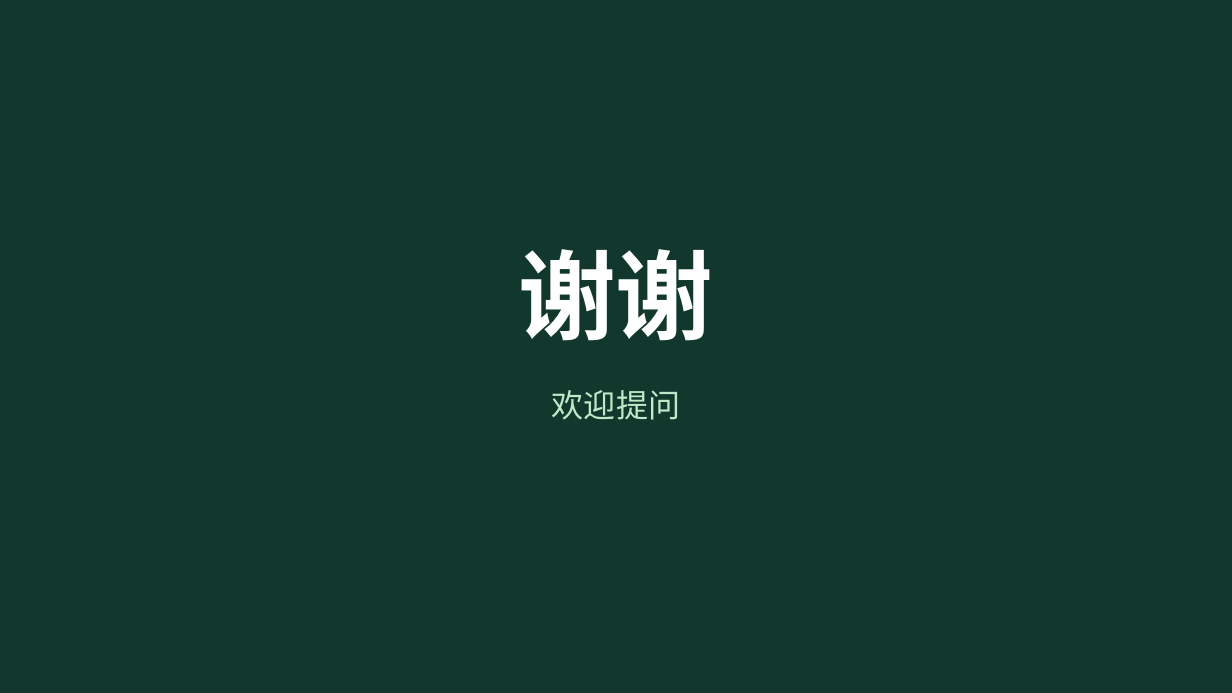
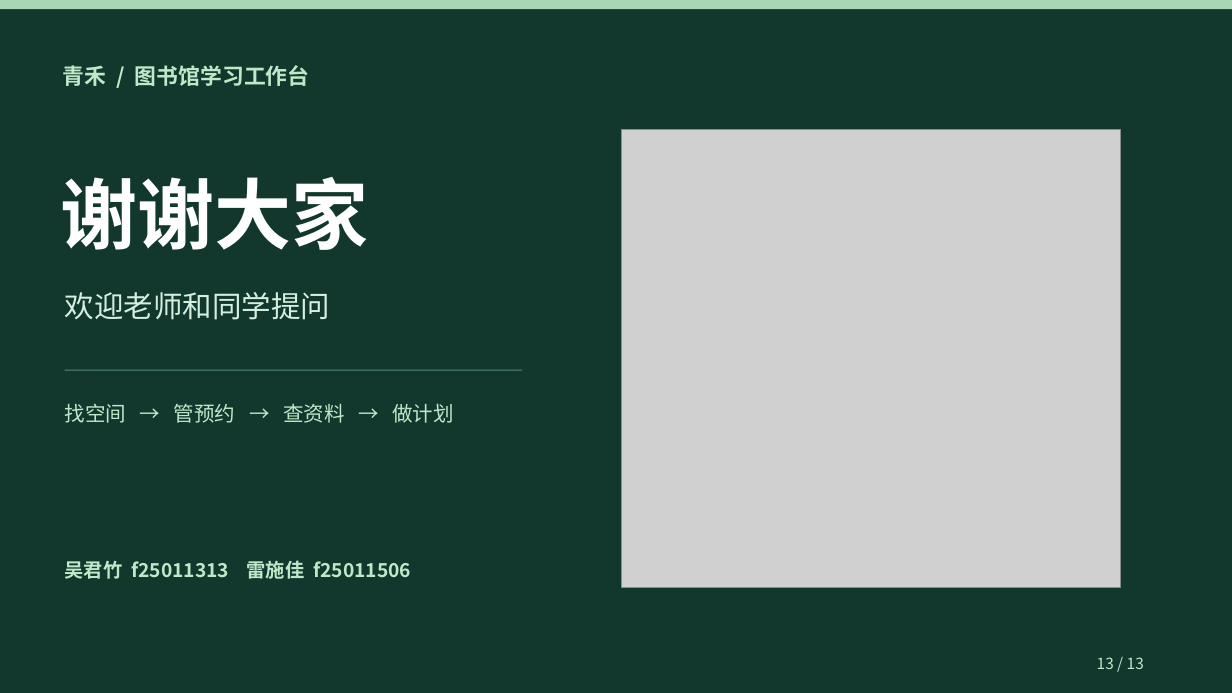
Before and after one commit to wujunzhu0802/qinghe-library-agent, a slide deck: slide 13 of 青禾期末汇报.pptx. Drawn at 1232x693 pixels with LibreOffice and Linux fonts; fonts in the diff are those of the drawing; grey boxes stand for pictures. Boxes give left, top, right and bottom in pixels: in the first picture for what was removed or moved away, otherwise in the second. Text is boxed around its words. In the diff, an @@ line names an element or a change of style, - is before the commit and + after.

Commit message:
Match closing slide to presentation cover

```diff
--- a/青禾期末汇报.pptx
+++ b/青禾期末汇报.pptx
@@ rectangle added at (0, 0, 1232, 9), fill #A9D6B5 @@
@@ text added at (63, 65, 310, 86), 17 pt, text #C0E7C8, bold @@
+青禾 / 图书馆学习工作台
@@ picture added at (622, 130, 1120, 588) @@
@@ text at (61, 177, 369, 250): text changed; size 76 to 60 pt @@
-谢谢
+谢谢大家
@@ text at (65, 292, 331, 320): text changed; size 25 to 23 pt; text colour #C0E7C8 to #D4EEE0 @@
-欢迎提问
+欢迎老师和同学提问
@@ rectangle added at (65, 370, 522, 371), fill #568874 @@
@@ text added at (65, 404, 453, 423), 16 pt, text #C0E7C8 @@
+找空间 → 管预约 → 查资料 → 做计划
@@ text added at (65, 560, 411, 579), 15 pt, text #C0E7C8, bold @@
+吴君竹 f25011313 雷施佳 f25011506
@@ text added at (1097, 657, 1144, 669), 12 pt, text #C0E7C8 @@
+13 / 13
```
